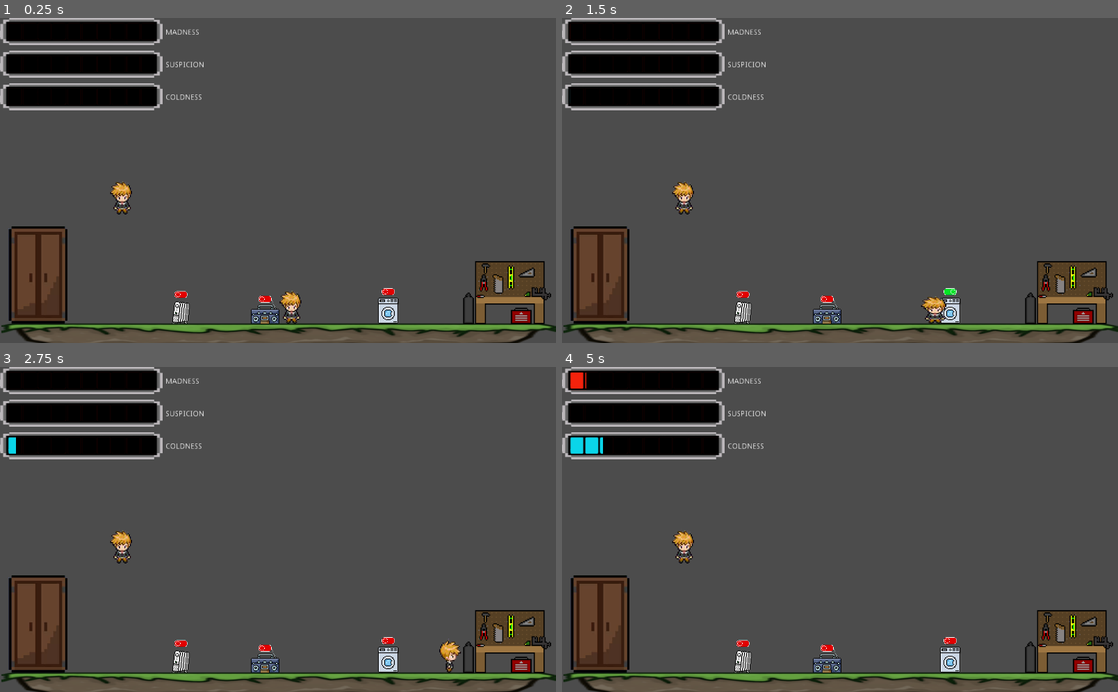
Above: before the commit, frames 1-4 (two rows, left to right).
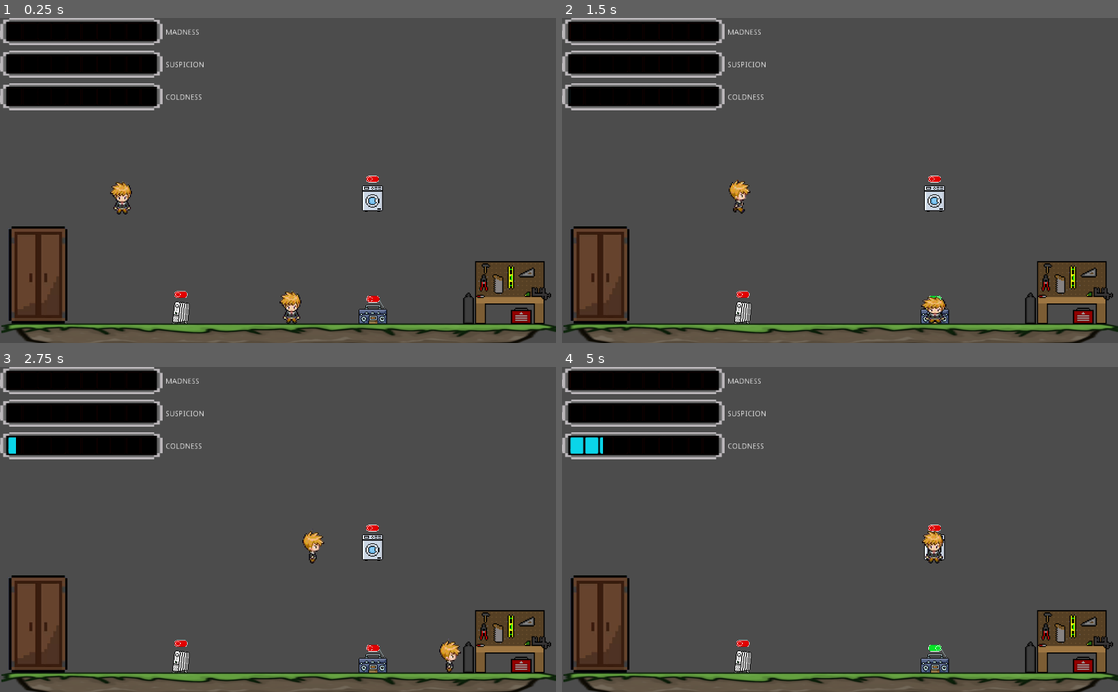
Above: after the commit, the same moments.

Repository: Gaspary23/Sombras_da_Familia
Game: Godot game, scene res://Game/Game.tscn
Two runs of this game, one before a commit and one after it. Both use one fixed random seed, a clock stepped at 60 frames per second and the inputs below.
Inputs:
- Up to frame 1 (0.25 s): no input
- Up to frame 2 (1.5 s): tap Enter at 0.5 s; hold Right (right) 0.53-1.28 s; tap E (interact) at 0.6, 1.35 s; hold Down (down) from 1.28 s (still down)
- Up to frame 3 (2.75 s): release Down (down) at 2.03 s; hold Right (right) from 2.03 s (still down); tap E (interact) at 2.1 s
- Up to frame 4 (5 s): tap E (interact) at 2.85, 3.6, 4.35 s; release Right (right) at 3.53 s; hold Left (left) from 3.53 s (still down); tap Space at 4.25 s

The runs differ from the first frame. In frame 1, 1.2% of the frame differs, in the area x 45-72%, y 48-95%; in frame 2, 1.4%; in frame 3, 1.6%, in the area x 19-72%, y 48-95%; in frame 4, 1.6%.

Commit message:
feat: resource management

Diff:
--- a/Game/Game.gd
+++ b/Game/Game.gd
@@ -2,9 +2,13 @@
 
 signal increase_difficulty
 
+# Game Control
 onready var game_over_sound = $gameOverSound
-onready var NPC = $Level/NPC
-onready var Washing_Machine = $Level/Scenery/Washing_Machine
+# NPC's
+onready var mother = $Level/NPC
+# Items
+onready var radio = $Level/Scenery/Radio
+onready var washing_machine = $Level/Scenery/Washing_Machine
 
 var player : KinematicBody2D
 var progress_bars : CanvasLayer
@@ -14,14 +18,23 @@
 
 
 func _physics_process(_delta: float):
-	check_suspission()
-	increase_difficulty()
+	check_power() # Electricity resource management
+	check_suspission() # NPC suspission
+	increase_difficulty() # Make game harder
 	check_game_over()
 
 
+func check_power():
+	if (washing_machine.touching_mother):
+		if (radio.is_using):
+			washing_machine.is_using = false
+		else:
+			washing_machine.is_using = true
+
+
 func check_suspission():
-	if(NPC.is_close_to_target() and Washing_Machine.is_using):
-		NPC.suspission_level += 0.1
+	if(mother.is_working() and not washing_machine.is_using):
+		mother.suspission_level += 0.1
 
 
 func increase_difficulty():
@@ -51,4 +64,4 @@
 	player = current_scene.get_node("Player")
 	progress_bars = get_node("HUD")
 
-	NPC.set_obj_pos(Washing_Machine.position)
+	mother.set_obj_pos(washing_machine.position)
--- a/Game/Game.tscn
+++ b/Game/Game.tscn
@@ -87,10 +87,9 @@
 [node name="gameOverSound" type="AudioStreamPlayer" parent="."]
 stream = ExtResource( 9 )
 
-[connection signal="increase_difficulty" from="." to="HUD" method="_on_Game_increase_difficulty"]
-[connection signal="radio_playing" from="Level/Scenery/Radio" to="HUD" method="_on_Radio_radio_playing"]
-[connection signal="washing_machine_using" from="Level/Scenery/Washing_Machine" to="HUD" method="_on_Washing_Machine_washing_machine_using"]
-[connection signal="heater_on" from="Level/Scenery/Heater" to="HUD" method="_on_Heater_heater_on"]
+[connection signal="radio_switch" from="Level/Scenery/Radio" to="HUD" method="_on_Radio_radio_switch"]
+[connection signal="washing_machine_switch" from="Level/Scenery/Washing_Machine" to="HUD" method="_on_Washing_Machine_washing_machine_switch"]
+[connection signal="heater_switch" from="Level/Scenery/Heater" to="HUD" method="_on_Heater_heater_switch"]
 [connection signal="timeout" from="HUD/Madness/Madness_Timer" to="HUD" method="_on_Madness_Timer_timeout"]
 [connection signal="timeout" from="HUD/Suspicion/Suspicion_Timer" to="HUD" method="_on_Suspicion_Timer_timeout"]
 [connection signal="timeout" from="HUD/Coldness/Coldness_Timer" to="HUD" method="_on_Coldness_Timer_timeout"]
--- a/Game/HUD.gd
+++ b/Game/HUD.gd
@@ -21,19 +21,19 @@
 	coldness_bar.value += coldness_delta
 
 
-func _on_Radio_radio_playing():
-	madness_delta *= -1
-
-
-func _on_Heater_heater_on() -> void:
-	coldness_delta *= -1
-
-
-func _on_Washing_Machine_washing_machine_using() -> void:
-	madness_delta *= -1
-
-
 func _on_Game_increase_difficulty() -> void:
 	madness_delta *= diff_increment
 	suspicion_delta *= diff_increment
 	coldness_delta *= diff_increment
+
+
+func _on_Radio_radio_switch():
+	madness_delta *= -1
+
+
+func _on_Washing_Machine_washing_machine_switch():
+	pass # Replace with function body.
+
+
+func _on_Heater_heater_switch():
+	coldness_delta *= -1
--- a/Items/Heater.gd
+++ b/Items/Heater.gd
@@ -1,15 +1,15 @@
 extends Area2D
 
-signal heater_on
+signal heater_switch
 
 onready var sprite = $AnimatedSprite
 onready var sound = $AudioStreamPlayer
-var touchingPlayer = false
+var touching_player = false
 var is_using = false
 
 func _process(_delta: float) -> void:
-	if (Input.is_action_just_pressed("interact") and touchingPlayer):
-		emit_signal("heater_on")
+	if (Input.is_action_just_pressed("interact") and touching_player):
+		emit_signal("heater_switch")
 		is_using = not is_using
 
 	if (is_using):
@@ -22,9 +22,7 @@
 
 
 func _on_Heater_body_entered(body: Node) -> void:
-	if (body.name == "Player"):
-		touchingPlayer = true
+	touching_player = true
 
 func _on_Heater_body_exited(body: Node) -> void:
-	if (body.name == "Player"):
-		touchingPlayer = false
+	touching_player = false
--- a/Items/Radio.gd
+++ b/Items/Radio.gd
@@ -1,16 +1,16 @@
 extends Area2D
 
-signal radio_playing
+signal radio_switch
 
 onready var sprite = $AnimatedSprite
 onready var sound = $Monster_Theme
-var touchingPlayer = false
+var touching_player = false
 var is_using = false
 
 
 func _process(_delta: float) -> void:
-	if (Input.is_action_just_pressed("interact") and touchingPlayer):
-		emit_signal("radio_playing")
+	if (Input.is_action_just_pressed("interact") and touching_player):
+		emit_signal("radio_switch")
 		is_using = not is_using
 
 	if (is_using):
@@ -23,15 +23,8 @@
 
 
 func _on_Radio_body_entered(body: Node) -> void:
-	if (body.name == "Player"):
-		touchingPlayer = true
+	touching_player = true
 
 
 func _on_Radio_body_exited(body: Node) -> void:
-	if (body.name == "Player"):
-		touchingPlayer = false
-
-
-func _on_Washing_Machine_washing_machine_using() -> void:
-	# If WM is on, turn radio off
-	is_using = false
+	touching_player = false
--- a/Items/Washing_Machine.gd
+++ b/Items/Washing_Machine.gd
@@ -1,18 +1,14 @@
 extends Area2D
 
-signal washing_machine_using
+signal washing_machine_switch
 
 onready var sprite = $AnimatedSprite
 onready var sound = $Washing
-var touchingPlayer = false
+var touching_mother = false
 var is_using = false
 
 
 func _process(_delta: float) -> void:
-	if (Input.is_action_just_pressed("interact") and touchingPlayer):
-		emit_signal("washing_machine_using")
-		is_using = not is_using
-
 	if (is_using):
 		if (not sound.is_playing()):
 			sound.play()
@@ -22,16 +18,12 @@
 		sprite.play("Off")
 
 
-func _on_Washing_Machine_body_entered(body: Node) -> void:
-	if (body.name == "Player"):
-		touchingPlayer = true
+func _on_Washing_Machine_body_entered(_body: Node) -> void:
+		emit_signal("washing_machine_switch")
+		touching_mother = true
+		is_using = true
 
 
-func _on_Washing_Machine_body_exited(body: Node) -> void:
-	if (body.name == "Player"):
-		touchingPlayer = false
-
-
-func _on_Radio_radio_playing() -> void:
-	# If radio is on, turn WM off
-	is_using = false
+func _on_Washing_Machine_body_exited(_body: Node) -> void:
+		touching_mother = false
+		is_using = false
--- a/Levels/Level.tscn
+++ b/Levels/Level.tscn
@@ -39,10 +39,10 @@
 shape = SubResource( 1 )
 
 [node name="Radio" parent="Scenery" instance=ExtResource( 10 )]
-position = Vector2( 488, 529 )
+position = Vector2( 687, 529 )
 
 [node name="Washing_Machine" parent="Scenery" instance=ExtResource( 8 )]
-position = Vector2( 715, 530 )
+position = Vector2( 686, 322 )
 z_index = -1
 
 [node name="Heater" parent="Scenery" instance=ExtResource( 11 )]
@@ -56,7 +56,5 @@
 position = Vector2( 933, 504 )
 
 [connection signal="input_event" from="Player" to="Player" method="_on_Player_input_event"]
-[connection signal="radio_playing" from="Scenery/Radio" to="Scenery/Washing_Machine" method="_on_Radio_radio_playing"]
-[connection signal="washing_machine_using" from="Scenery/Washing_Machine" to="Scenery/Radio" method="_on_Washing_Machine_washing_machine_using"]
 [connection signal="body_entered" from="Scenery/Heater" to="Scenery/Heater" method="_on_Heater_body_entered"]
 [connection signal="body_exited" from="Scenery/Heater" to="Scenery/Heater" method="_on_Heater_body_exited"]
--- a/NPC/NPC.gd
+++ b/NPC/NPC.gd
@@ -13,14 +13,16 @@
 var suspission_level = 0
 var standBy = false
 var timer := Timer.new()
+var wait_time = 5
 var tween
 
 
 func _physics_process(_delta):
 	state_machine()
 
-	if (suspission_level > 30):
-		current_state = State.checking
+	print (suspission_level)
+	#if (suspission_level > 30):
+	#	current_state = State.checking
 
 
 func state_machine():
@@ -33,6 +35,7 @@
 			standBy = false
 			target_pos = obj_pos
 			current_state = State.walking
+			timer.set_wait_time(5) # for work
 
 		State.walking: # Go to target
 			if target_pos.x - position.x > 0:
@@ -54,6 +57,11 @@
 			standBy = true
 			target_pos = initial_pos
 			current_state = State.walking
+			timer.set_wait_time(1) # for wait
+
+
+func is_working():
+	return current_state == State.working
 
 
 func is_close_to_target():
@@ -85,7 +93,5 @@
 	queue_free()
 
 func _ready():
-	timer.set_wait_time(5)
-	timer.set_one_shot(false)
 	self.add_child(timer)
 	timer.start()
